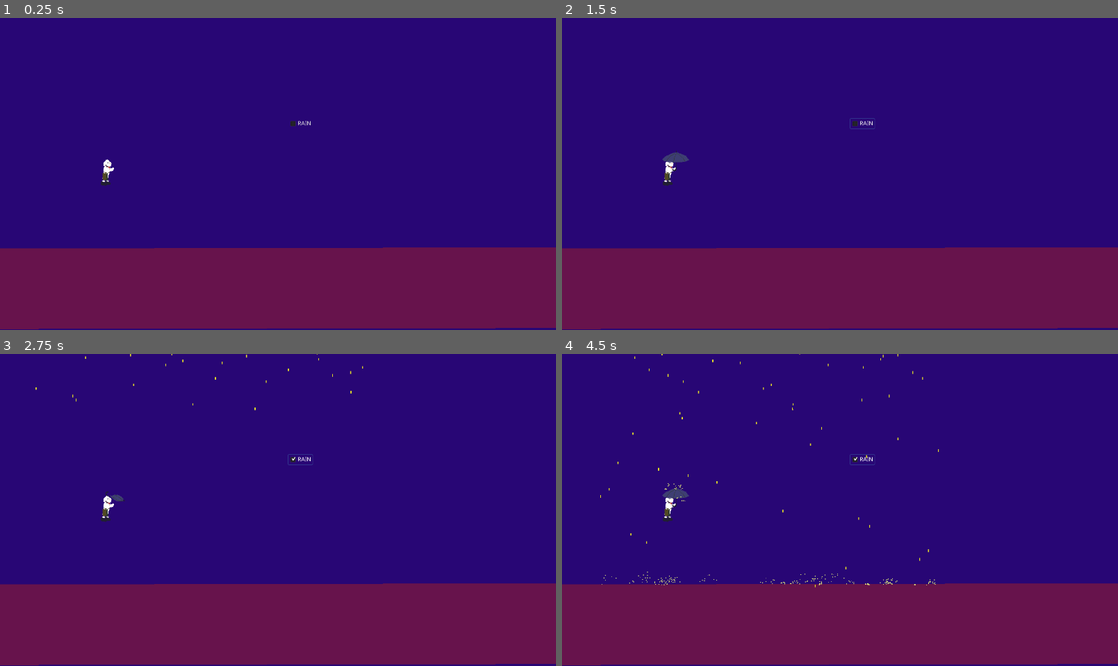
Above: before the commit, frames 1-4 (two rows, left to right).
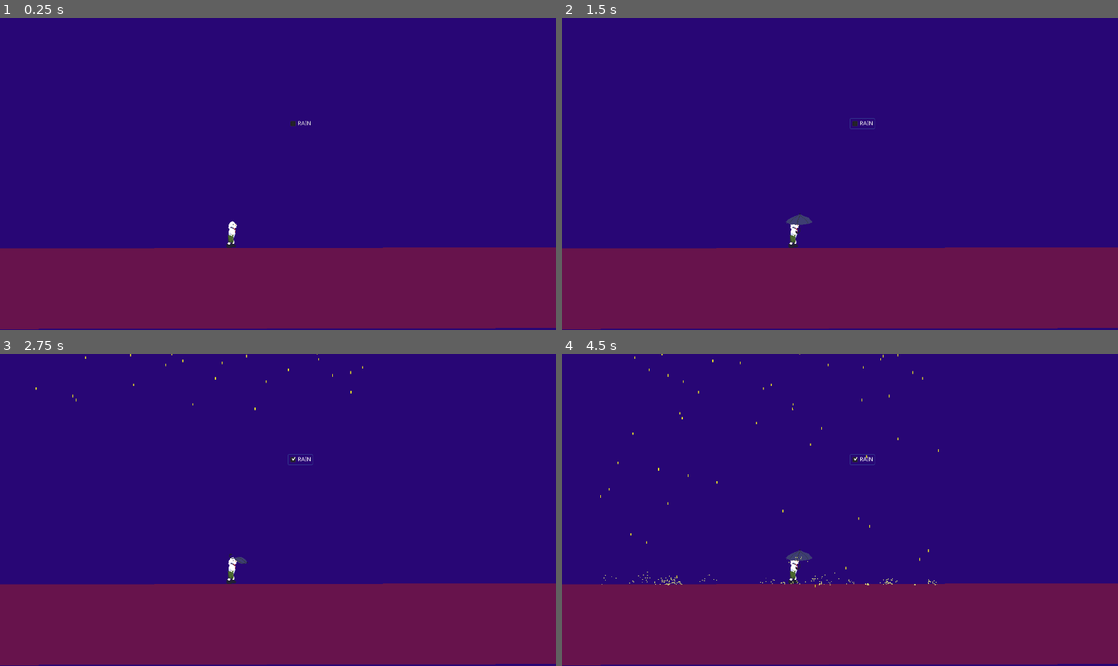
Above: after the commit, the same moments.

Repository: Jenrykster/cozy-cafe
Game: Godot game, scene res://Scenes/main.tscn
Two runs of this game, one before a commit and one after it. Both use one fixed random seed, a clock stepped at 60 frames per second and the inputs below.
Inputs:
- Up to frame 1 (0.25 s): no input
- Up to frame 2 (1.5 s): click "RAIN" at 0.5 s; click "RAIN" at 1.25 s
- Up to frame 3 (2.75 s): click "RAIN" at 2 s
- Up to frame 4 (4.5 s): no input

The runs differ from the first frame. In frame 1, 0.2% of the frame differs, in the area x 18-43%, y 45-74%; in frame 2, 0.4%; in frame 3, 0.3%; in frame 4, 0.5%, in the area x 17-68%, y 41-75%.

Commit message:
Fix the sprite

Diff:
--- a/Entities/people/mik.tscn
+++ b/Entities/people/mik.tscn
@@ -204,8 +204,7 @@
 "values": [ false ]
 }
 
-[sub_resource type="Animation" id=1]
-resource_name = "idle"
+[sub_resource type="Animation" id=2]
 length = 3.0
 loop = true
 tracks/0/type = "value"
@@ -279,8 +278,7 @@
 "times": PoolRealArray( 0, 0.5, 1 )
 }
 
-[sub_resource type="Animation" id=2]
-resource_name = "pick_umbrella"
+[sub_resource type="Animation" id=3]
 length = 4.0
 tracks/0/type = "value"
 tracks/0/path = NodePath("body/head:position")
@@ -650,7 +648,7 @@
 script = ExtResource( 10 )
 
 [node name="r-arm" type="Sprite" parent="."]
-position = Vector2( 4.3501, -0.479636 )
+position = Vector2( 4.47681, -0.495476 )
 rotation = 0.568993
 texture = ExtResource( 4 )
 
@@ -659,8 +657,8 @@
 texture = ExtResource( 7 )
 
 [node name="head" type="Sprite" parent="body"]
-position = Vector2( 4.21357, -2.86744 )
-rotation = -0.288221
+position = Vector2( 1.21018, 0.469662 )
+rotation = -0.0161169
 texture = ExtResource( 2 )
 
 [node name="tie" type="Sprite" parent="body/head"]
@@ -669,7 +667,7 @@
 
 [node name="r-foot" type="Sprite" parent="."]
 position = Vector2( 6.81505, 4.5132 )
-rotation = -0.0531288
+rotation = -0.0531289
 texture = ExtResource( 3 )
 
 [node name="r-leg" type="Sprite" parent="."]
@@ -688,27 +686,25 @@
 texture = ExtResource( 6 )
 
 [node name="l-arm" type="Sprite" parent="."]
-position = Vector2( 11.9923, -16.7893 )
-rotation = -1.45892
+position = Vector2( 11.2249, 1.33052 )
 texture = ExtResource( 8 )
 
 [node name="umbrella" parent="l-arm" instance=ExtResource( 11 )]
 position = Vector2( 5.80957, 8.60655 )
-rotation = -4.86037
+rotation = -3.02225
 scale = Vector2( 0.563647, 0.7074 )
 
 [node name="sprite" parent="l-arm/umbrella" index="0"]
 position = Vector2( -1.615, -5.26083 )
 scale = Vector2( 1.94933, 1.3268 )
-frame = 2
 
 [node name="collider" parent="l-arm/umbrella/area" index="0"]
 position = Vector2( -1.76599, -13.3034 )
 
 [node name="animator" type="AnimationPlayer" parent="."]
-anims/drop_umbrella = SubResource( 4 )
-anims/idle = SubResource( 1 )
-anims/pick_umbrella = SubResource( 2 )
-anims/walk = SubResource( 3 )
+anims/drop_umbrella = SubResource( 1 )
+anims/idle = SubResource( 2 )
+anims/pick_umbrella = SubResource( 3 )
+anims/walk = SubResource( 4 )
 
 [editable path="l-arm/umbrella"]
--- a/Scenes/main.tscn
+++ b/Scenes/main.tscn
@@ -21,7 +21,7 @@
 is_raining = false
 
 [node name="mik" parent="." instance=ExtResource( 1 )]
-position = Vector2( 259.547, 375.067 )
+position = Vector2( 562.795, 528.475 )
 
 [node name="CheckBox" type="CheckBox" parent="."]
 margin_left = 707.721
Binary file changed: Assets/Mik/Mik_body.png
Binary file changed: Assets/Mik/Mik_head.png
Binary file changed: Assets/Mik/Mik_l arm.png
Binary file changed: Assets/Mik/Mik_l foot.png
Binary file changed: Assets/Mik/Mik_l leg.png
Binary file changed: Assets/Mik/Mik_r arm.png
Binary file changed: Assets/Mik/Mik_r foot.png
Binary file changed: Assets/Mik/Mik_r leg .png
Binary file changed: Assets/Mik/Mik_tie.png
Not shown: 2 places in Entities/people/mik.tscn that only renumber resources
